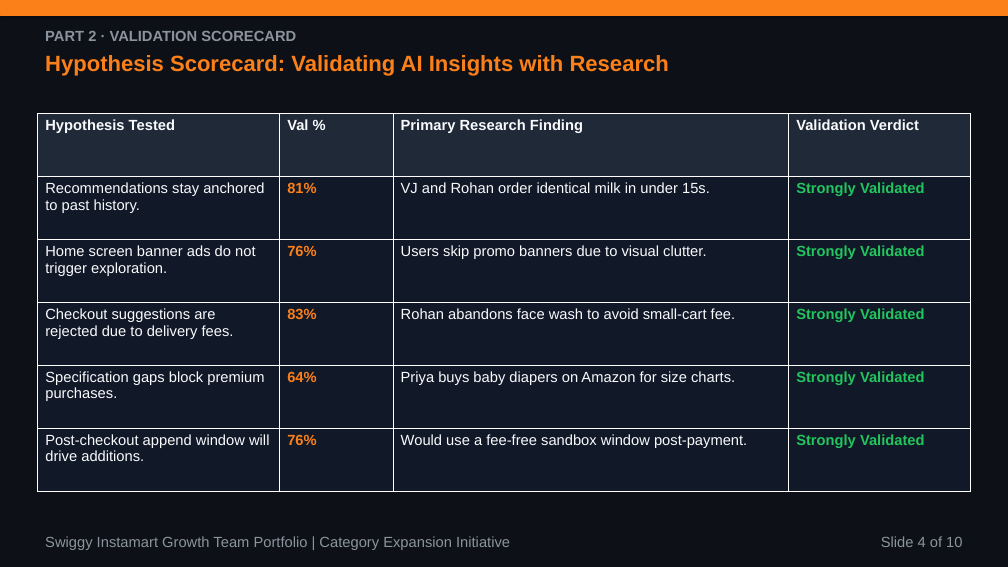
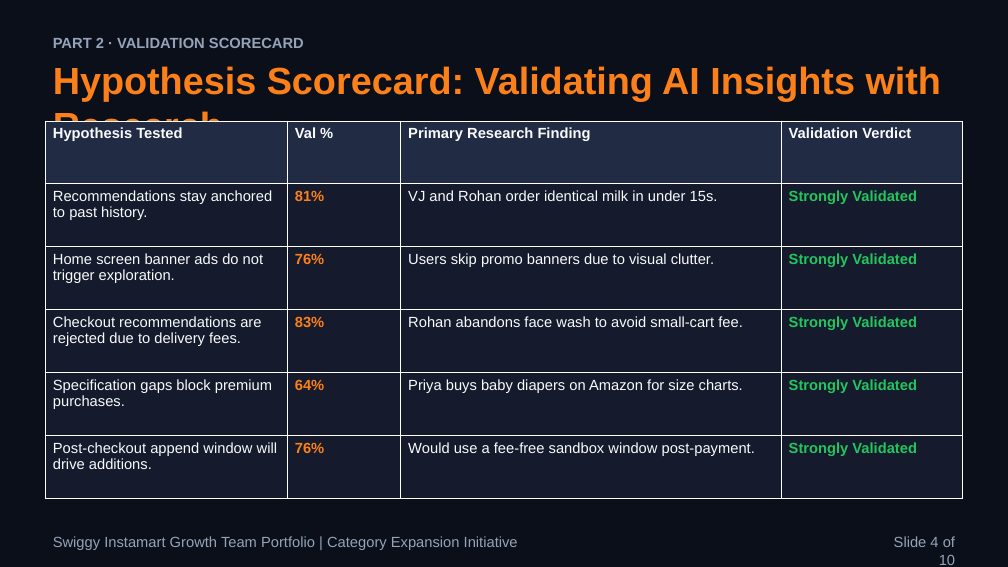
Before and after one commit to aashritamalviya1999/swiggy-instamart-discovery, a slide deck: slide 4 of NL Swiggy Instamart.pptx. Drawn at 1008x567 pixels with LibreOffice and Linux fonts; fonts in the diff are those of the drawing. Boxes give left, top, right and bottom in pixels: in the first picture for what was removed or moved away, otherwise in the second. Text is boxed around its words. In the diff, an @@ line names an element or a change of style, - is before the commit and + after.

Commit message:
Redesign slide decks to adhere strictly to premium design system guidelines and font size scales

```diff
--- a/NL Swiggy Instamart.pptx
+++ b/NL Swiggy Instamart.pptx
@@ rectangle at [0,0,1008,567]: fill #0D1117 to #0B0F19 @@
@@ rectangle removed at [0,0,1008,15] @@
@@ text "Hypothesis Scorecard: Validating AI Insights ...": place and size @@
-text "Hypothesis Scorecard: Validating AI Insights ..." at [45,55,669,76]
+text "Hypothesis Scorecard: Validating AI Insights ..." at [53,66,941,141]
@@ text "Hypothesis Scorecard: Validating AI Insights ..." at [53,66,941,141]: size 21 to 36 pt @@
@@ text "PART 2 · VALIDATION SCORECARD": place and size @@
-text "PART 2 · VALIDATION SCORECARD" at [45,31,296,41]
+text "PART 2 · VALIDATION SCORECARD" at [53,38,304,48]
@@ table at [45,121,963,499] @@
-row 4, column 1: Checkout suggestions are rejected due to delivery fees.
+row 4, column 1: Checkout recommendations are rejected due to delivery fees.
@@ fill #1F2937 to #222B44 in row 1 @@
@@ fill #111827 to #151B2C in 20 cells @@
@@ table: place and size @@
-table at [38,113,970,492]
+table at [45,121,963,499]
@@ text "Swiggy Instamart Growth Team Portfolio ...": place and size @@
-text "Swiggy Instamart Growth Team Portfolio ..." at [45,536,510,550]
+text "Swiggy Instamart Growth Team Portfolio ..." at [53,536,518,550]
@@ text colour #8B949E to #94A3B8 in 3 elements at [53,536,518,550], [53,38,304,48], [894,536,955,565] @@
```
Also in this commit, not shown: 9 other slides changed, 3 other files.
